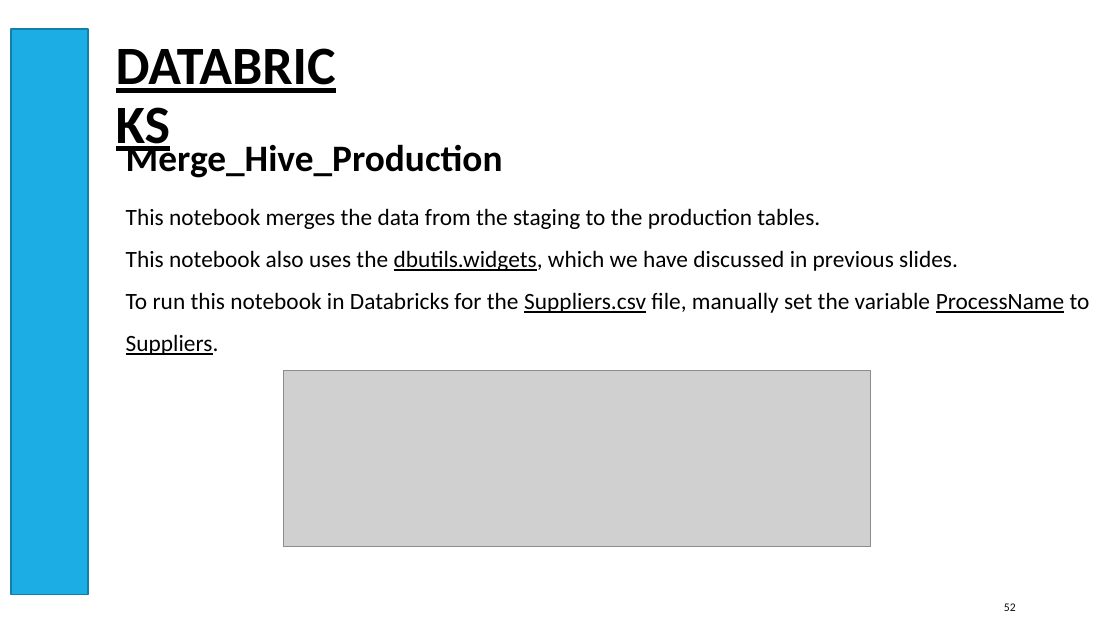
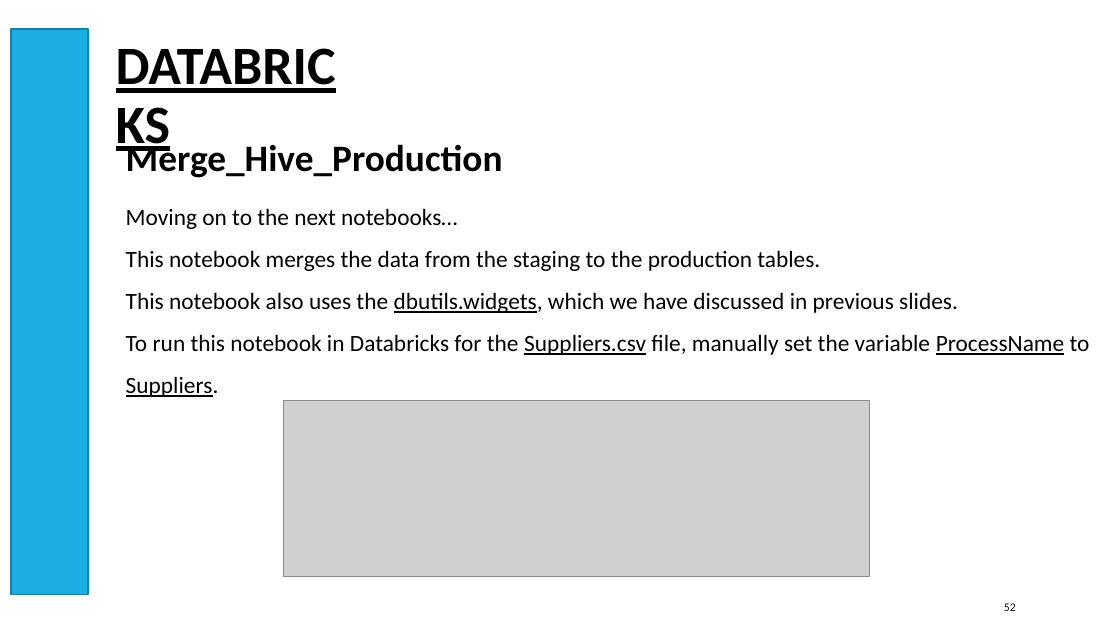
Before and after one commit to smpetersgithub/AdvancedSQLPuzzles, a slide deck: slide 52 of Suppliers and Parts Hive Demo/Azure Databricks Spark Hive Demo Powerpoint.pptx. Drawn at 1120x630 pixels with LibreOffice and Linux fonts; fonts in the diff are those of the drawing; grey boxes stand for pictures. Boxes give left, top, right and bottom in pixels: in the first picture for what was removed or moved away, otherwise in the second. Text is boxed around its words. In the diff, an @@ line names an element or a change of style, - is before the commit and + after.

```diff
--- a/Suppliers and Parts Hive Demo/Azure Databricks Spark Hive Demo Powerpoint.pptx
+++ b/Suppliers and Parts Hive Demo/Azure Databricks Spark Hive Demo Powerpoint.pptx
@@ text at (x1=126, y1=208, x2=457, y2=229): paragraph added @@
+Moving on to the next notebooks…
@@ picture moved from (x1=284, y1=371, x2=871, y2=547) to (x1=283, y1=400, x2=870, y2=576) @@
```
Also in this commit, not shown: 3 other slides changed.
